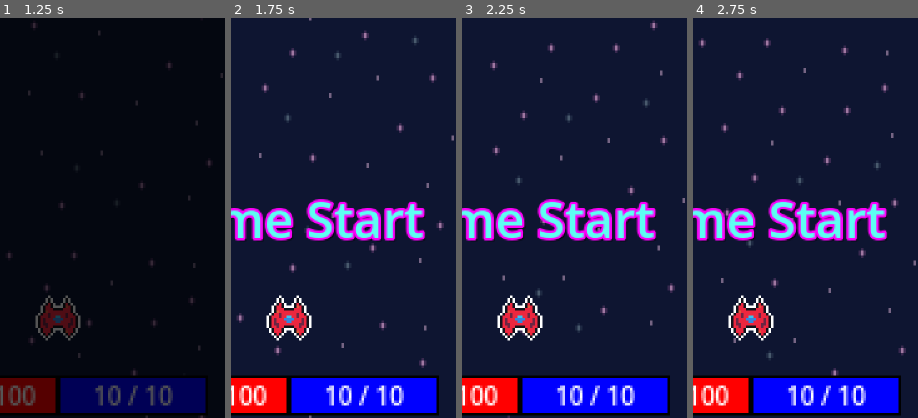
Above: before the commit, frames 1-4 (left to right).
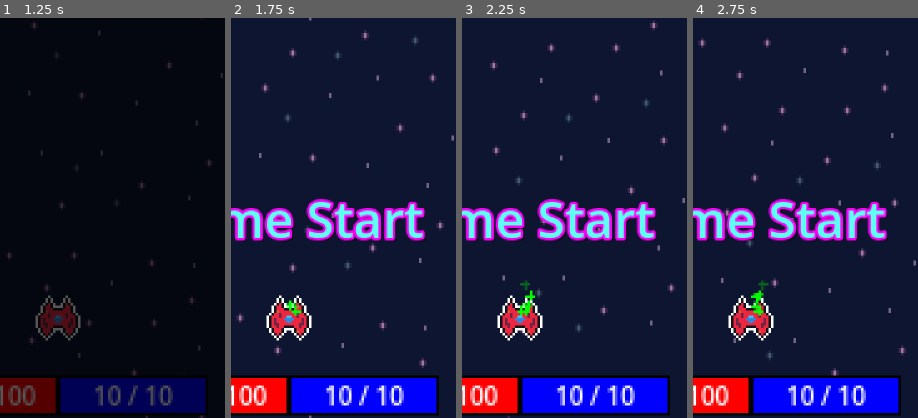
Above: after the commit, the same moments.

Repository: ZoNaDak/GalaxyPuzzleShooter_ProtoType
Game: Godot game, scene res://game/scenes/title/title_scene.tscn
Two runs of this game, one before a commit and one after it. Both use one fixed random seed, a clock stepped at 60 frames per second and the inputs below.
Inputs (mouse positions are % of the whole screen's width and height, from its top left):
- Up to frame 1 (1.25 s): click "Game Start" at 0.5 s
- Up to frame 2 (1.75 s): tap Enter at 1.25 s; move the mouse to (7, 65) at 1.27 s; tap 3 at 1.35 s; click (7, 65) at 1.42 s
- Up to frame 3 (2.25 s): move the mouse to (20, 63) at 2.02 s; tap 3 at 2.1 s; click (20, 63) at 2.17 s
- Up to frame 4 (2.75 s): no input
The pictures show only the part of the screen within x 37-87%, y 0-50%; the shares and areas given below are measured in that part.

Frame 1 is identical in both runs. In frame 2, 0.1% of the frame differs, in the area x 24-32%, y 70-75%; in frame 3, 0.3%, in the area x 24-33%, y 65-75%; in frame 4, 0.3%.

Commit message:
Add EffectService

Diff:
--- a/wool-galaxy-proto/game/characters/player/player.gd
+++ b/wool-galaxy-proto/game/characters/player/player.gd
@@ -7,6 +7,7 @@
 
 @export var player_config: PlayerConfig
 @export var projectile_start_point: Marker2D
+@export var heal_effect_pivot: Marker2D
 
 var player_data: PlayerData
 
@@ -42,6 +43,10 @@
 	if event is InputEventKey and event.keycode == KEY_1 \
 		and event.is_pressed() and not event.is_echo():
 		die()
+
+	if event is InputEventKey and event.keycode == KEY_3 \
+		and event.is_pressed() and not event.is_echo():
+		_heal_hp()
 
 #endregion
 
@@ -98,4 +103,8 @@
 	if (missile_data.amount == 0):
 		player_data.unequip_missile(missile_index)
 
+func _heal_hp() -> void:
+	_callable_context.play_effect_callable.call(
+		"heal_effect", heal_effect_pivot.global_position)
+
 #endregion
--- a/wool-galaxy-proto/game/characters/player/player.tscn
+++ b/wool-galaxy-proto/game/characters/player/player.tscn
@@ -7,10 +7,11 @@
 [sub_resource type="CircleShape2D" id="CircleShape2D_t6gq4"]
 radius = 9.0
 
-[node name="Player" type="Node2D" node_paths=PackedStringArray("projectile_start_point")]
+[node name="Player" type="Node2D" node_paths=PackedStringArray("projectile_start_point", "heal_effect_pivot")]
 script = ExtResource("1_5hw72")
 player_config = ExtResource("2_mnys6")
 projectile_start_point = NodePath("ProjectileStartPoint")
+heal_effect_pivot = NodePath("HealEffectPivot")
 
 [node name="Sprite2D" type="Sprite2D" parent="."]
 texture = ExtResource("2_t6gq4")
@@ -24,3 +25,8 @@
 
 [node name="ProjectileStartPoint" type="Marker2D" parent="."]
 position = Vector2(0, -9)
+gizmo_extents = 5.0
+
+[node name="HealEffectPivot" type="Marker2D" parent="."]
+position = Vector2(2, -2)
+gizmo_extents = 2.0
--- a/wool-galaxy-proto/game/characters/player/player_callable_context.gd
+++ b/wool-galaxy-proto/game/characters/player/player_callable_context.gd
@@ -8,6 +8,7 @@
 var get_enemy_spawn_point_arr_callable: Callable
 var notify_changed_hp: Callable
 var notify_changed_mp: Callable
+var play_effect_callable: Callable
 
 #endregion
 
@@ -18,12 +19,14 @@
 	get_enemy_spawn_point_arr_callable: Callable,
 	get_locked_enemy_callable: Callable,
 	notify_changed_hp: Callable,
-	notify_changed_mp: Callable
+	notify_changed_mp: Callable,
+	play_effect_callable: Callable,
 ) -> void:
 	self.spawn_bullet_callable = spawn_bullet_callable
 	self.get_enemy_spawn_point_arr_callable = get_enemy_spawn_point_arr_callable
 	self.get_locked_enemy_callable = get_locked_enemy_callable
 	self.notify_changed_hp = notify_changed_hp
 	self.notify_changed_mp = notify_changed_mp
+	self.play_effect_callable = play_effect_callable
 
 #endregion
--- a/wool-galaxy-proto/game/effects/heal_effect.tscn
+++ b/wool-galaxy-proto/game/effects/heal_effect.tscn
@@ -12,8 +12,8 @@
 
 [sub_resource type="ParticleProcessMaterial" id="ParticleProcessMaterial_isdin"]
 particle_flag_disable_z = true
-emission_shape = 1
-emission_sphere_radius = 3.0
+emission_shape = 3
+emission_box_extents = Vector3(3, 0, 0)
 direction = Vector3(1, -1, 0)
 spread = 30.0
 initial_velocity_min = 5.0
--- a/wool-galaxy-proto/game/scenes/main/flow/main_flow_context.gd
+++ b/wool-galaxy-proto/game/scenes/main/flow/main_flow_context.gd
@@ -7,6 +7,7 @@
 var player_ui: PlayerUI
 var enemy_service: EnemyService
 var projectile_service: ProjectileService
+var effect_service: EffectService
 var missile_slot_board: MissileSlotBoard
 var missile_puzzle_board: MissilePuzzleBoard
 var reset_button: ResetButton
@@ -25,6 +26,7 @@
 	player_ui: PlayerUI,
 	enemy_service: EnemyService,
 	projectile_service: ProjectileService,
+	effect_service: EffectService,
 	missile_slot_board: MissileSlotBoard,
 	missile_puzzle_board: MissilePuzzleBoard,
 	reset_button: ResetButton,
@@ -36,6 +38,7 @@
 	self.player_ui = player_ui
 	self.enemy_service = enemy_service
 	self.projectile_service = projectile_service
+	self.effect_service = effect_service
 	self.missile_slot_board = missile_slot_board
 	self.missile_puzzle_board = missile_puzzle_board
 	self.reset_button = reset_button
--- a/wool-galaxy-proto/game/scenes/main/flow/states/setup_stage_flow_state.gd
+++ b/wool-galaxy-proto/game/scenes/main/flow/states/setup_stage_flow_state.gd
@@ -19,7 +19,8 @@
 		_context.enemy_service.get_enemy_spawn_point_arr,
 		_context.enemy_service.get_locked_enemy,
 		_context.player_ui.set_cur_hp,
-		_context.player_ui.set_cur_mp)
+		_context.player_ui.set_cur_mp,
+		_context.effect_service.play_effect)
 	_context.player.initialize(player_callable_context)
 	_context.player_ui.initialize(_context.player.player_data)
 	_context.reset_button.initialize()
--- a/wool-galaxy-proto/game/scenes/main/main_scene.gd
+++ b/wool-galaxy-proto/game/scenes/main/main_scene.gd
@@ -12,6 +12,7 @@
 
 @export var _enemy_service: EnemyService
 @export var _projectile_service: ProjectileService
+@export var _effect_service: EffectService
 
 @export var _reset_button: ResetButton
 
@@ -49,7 +50,7 @@
 
 	var context: MainFlowContext = MainFlowContext.new()
 	context.initialize(_player, _player_ui,
-		_enemy_service, _projectile_service,
+		_enemy_service, _projectile_service, _effect_service,
 		_missile_slot_board, _missile_puzzle_board,
 		_reset_button,
 		_game_start_text, _stage_clear_text, _game_over_text,
--- a/wool-galaxy-proto/game/scenes/main/main_scene.tscn
+++ b/wool-galaxy-proto/game/scenes/main/main_scene.tscn
@@ -10,16 +10,18 @@
 [ext_resource type="PackedScene" uid="uid://bq76q3cjshmr0" path="res://game/ui/player_ui.tscn" id="4_i3qem"]
 [ext_resource type="Script" uid="uid://bqyot2gdwdw45" path="res://game/services/enemy_service.gd" id="5_3m0lk"]
 [ext_resource type="Script" uid="uid://cnvo86l7fr8p7" path="res://game/services/projectile_service.gd" id="7_ol8lf"]
+[ext_resource type="Script" uid="uid://catbe1e34g5ek" path="res://game/services/effect_service.gd" id="8_jxxs8"]
 [ext_resource type="PackedScene" uid="uid://pkqx1hawwdqv" path="res://game/ui/missile_puzzle/missile_puzzle_pieces/missile_puzzle_piece.tscn" id="9_by1y7"]
 [ext_resource type="PackedScene" uid="uid://csjmag1couymw" path="res://game/ui/reset_button.tscn" id="9_ol8lf"]
 
-[node name="MainScene" type="Node" node_paths=PackedStringArray("_main_flow", "_player", "_player_ui", "_enemy_service", "_projectile_service", "_reset_button", "_missile_slot_board", "_missile_puzzle_board", "_game_start_text", "_stage_clear_text", "_game_over_text")]
+[node name="MainScene" type="Node" node_paths=PackedStringArray("_main_flow", "_player", "_player_ui", "_enemy_service", "_projectile_service", "_effect_service", "_reset_button", "_missile_slot_board", "_missile_puzzle_board", "_game_start_text", "_stage_clear_text", "_game_over_text")]
 script = ExtResource("1_lxwxr")
 _main_flow = NodePath("MainFlow")
 _player = NodePath("Canvas/VBoxContainer/Control/GameViewportContainer/GameViewport/GameView/Player")
 _player_ui = NodePath("Canvas/VBoxContainer/Control/GameViewportContainer/GameViewport/CanvasLayer/Control/PlayerUI")
 _enemy_service = NodePath("Canvas/VBoxContainer/Control/GameViewportContainer/GameViewport/GameView/EnemyService")
 _projectile_service = NodePath("Canvas/VBoxContainer/Control/GameViewportContainer/GameViewport/GameView/ProjectileService")
+_effect_service = NodePath("Canvas/VBoxContainer/Control/GameViewportContainer/GameViewport/GameView/EffectService")
 _reset_button = NodePath("Canvas/VBoxContainer/Control/GameViewportContainer/GameViewport/CanvasLayer/Control/Reset")
 _missile_slot_board = NodePath("Canvas/VBoxContainer/BottomUI/MarginContainer/VBoxContainer/MissileSlotBoard")
 _missile_puzzle_board = NodePath("Canvas/VBoxContainer/BottomUI/MarginContainer/VBoxContainer/MissilePuzzleBoard")
@@ -105,6 +107,12 @@
 _projectile_parent = NodePath("ProjectileParent")
 
 [node name="ProjectileParent" type="Node2D" parent="Canvas/VBoxContainer/Control/GameViewportContainer/GameViewport/GameView/ProjectileService"]
+
+[node name="EffectService" type="Node" parent="Canvas/VBoxContainer/Control/GameViewportContainer/GameViewport/GameView" node_paths=PackedStringArray("_effect_parent")]
+script = ExtResource("8_jxxs8")
+_effect_parent = NodePath("EffectParent")
+
+[node name="EffectParent" type="Node2D" parent="Canvas/VBoxContainer/Control/GameViewportContainer/GameViewport/GameView/EffectService"]
 
 [node name="CanvasLayer" type="CanvasLayer" parent="Canvas/VBoxContainer/Control/GameViewportContainer/GameViewport"]
 
--- /dev/null
+++ b/wool-galaxy-proto/game/services/effect_service.gd
@@ -0,0 +1,37 @@
+# effect_service.gd
+class_name EffectService
+
+extends Node
+
+#region Consts
+
+const EFFECT_SCENE_PATH: String = "res://game/effects/%s.tscn"
+
+#endregion
+
+#region Variables
+
+@export var _effect_parent: Node2D
+
+var _effect_arr: Array[GPUParticles2D]
+
+#endregion
+
+#region Methods
+
+func play_effect(key: String, pos: Vector2) -> GPUParticles2D:
+	LogManager.info("play_effect : %s, %s" % [key, pos], "EffectService")
+	var effect_scene: PackedScene = load(EFFECT_SCENE_PATH % [key])
+	var effect: GPUParticles2D = effect_scene.instantiate()
+	effect.global_position = pos
+	effect.emitting = true
+	effect.finished.connect(func(): stop_effect(effect))
+	_effect_parent.add_child(effect)
+	_effect_arr.append(effect)
+	return effect
+
+func stop_effect(effect: GPUParticles2D) -> void:
+	_effect_arr.erase(effect)
+	effect.queue_free()
+
+#endregion
Not shown: 1 places in wool-galaxy-proto/game/scenes/main/main_scene.tscn that only renumber resources
Not shown, added: wool-galaxy-proto/game/services/effect_service.gd.uid
